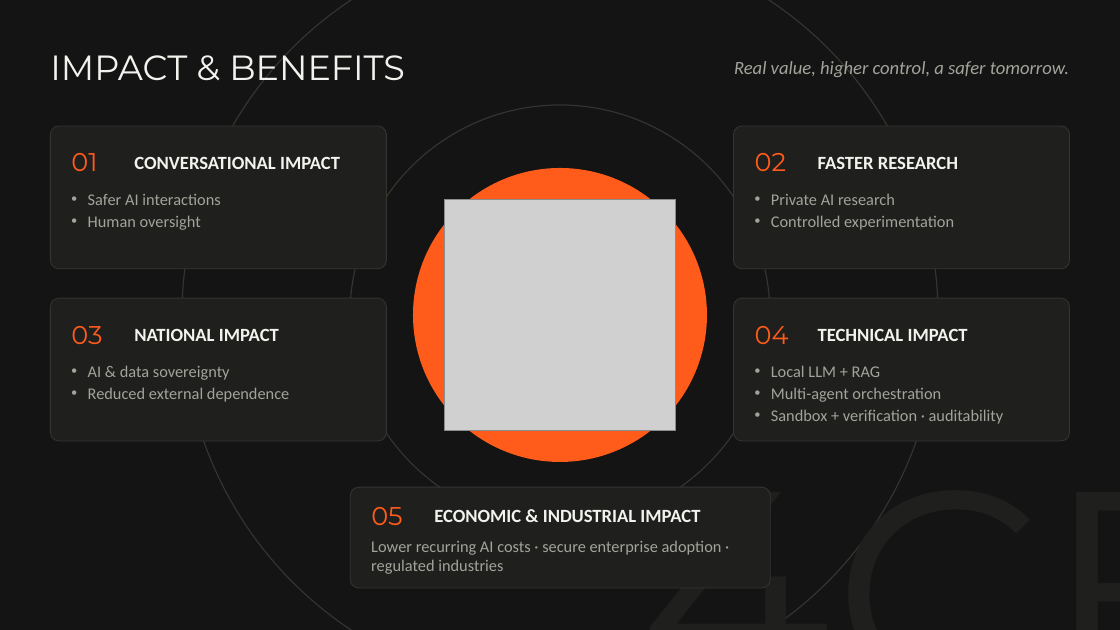
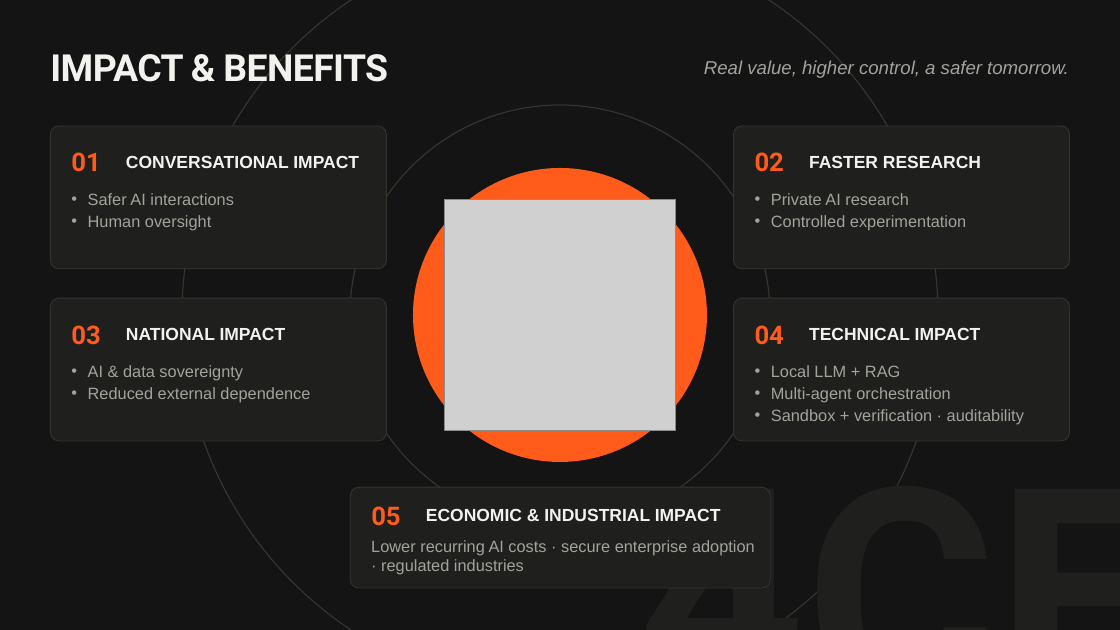
Before and after one commit to Yash3510/Multi-LLM-Agentic-Ai, a slide deck: slide 7 of presentation/Team-Kern-SIH2026-Sovereign-AI.pptx. Drawn at 1120x630 pixels with LibreOffice and Linux fonts; fonts in the diff are those of the drawing; grey boxes stand for pictures. Boxes give left, top, right and bottom in pixels: in the first picture for what was removed or moved away, otherwise in the second. Text is boxed around its words. In the diff, an @@ line names an element or a change of style, - is before the commit and + after.

```diff
--- a/presentation/Team-Kern-SIH2026-Sovereign-AI.pptx
+++ b/presentation/Team-Kern-SIH2026-Sovereign-AI.pptx
@@ text "IMPACT & BENEFITS" at (50, 54, 388, 82): size 30 to 32 pt, font Montserrat to Roboto, letter spacing 0 to -0.5 pt, bold on @@
@@ text "CONVERSATIONAL IMPACT": place and size @@
-text "CONVERSATIONAL IMPACT" at (134, 157, 340, 169)
+text "CONVERSATIONAL IMPACT" at (126, 155, 359, 168)
@@ text "FASTER RESEARCH": place and size @@
-text "FASTER RESEARCH" at (818, 157, 958, 169)
+text "FASTER RESEARCH" at (809, 155, 981, 168)
@@ text "NATIONAL IMPACT": place and size @@
-text "NATIONAL IMPACT" at (134, 329, 279, 341)
+text "NATIONAL IMPACT" at (126, 328, 286, 340)
@@ size 16 to 15 pt, font Calibri to Arial in 5 elements at (426, 508, 721, 521), (126, 155, 359, 168), (809, 155, 981, 168), (126, 328, 286, 340), (809, 328, 981, 340) @@
@@ text "TECHNICAL IMPACT": place and size @@
-text "TECHNICAL IMPACT" at (818, 329, 968, 341)
+text "TECHNICAL IMPACT" at (809, 328, 981, 340)
@@ font Montserrat to Roboto, bold on in 6 elements at (639, 420, 1120, 630), (71, 152, 100, 172), (755, 152, 784, 172), (71, 325, 100, 345), (755, 325, 784, 345), (371, 506, 400, 526) @@
@@ text "ECONOMIC & INDUSTRIAL IMPACT": place and size @@
-text "ECONOMIC & INDUSTRIAL IMPACT" at (434, 510, 700, 522)
+text "ECONOMIC & INDUSTRIAL IMPACT" at (426, 508, 721, 521)
@@ font Calibri to Arial in 6 elements at (704, 60, 1069, 78), (88, 193, 234, 231), (771, 193, 966, 231), (88, 365, 310, 403), (771, 365, 1024, 425), (371, 540, 755, 575) @@
```
Also in this commit, not shown: 9 other slides changed, 6 other files.
